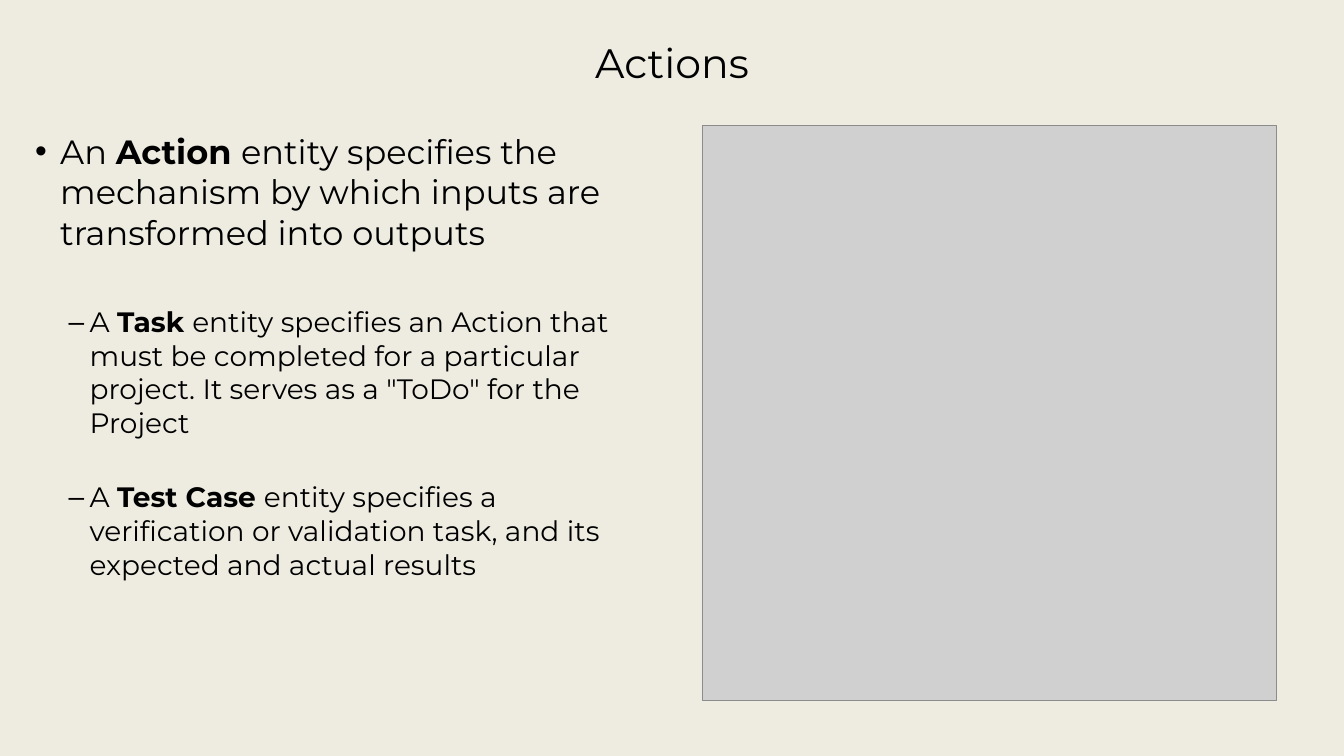
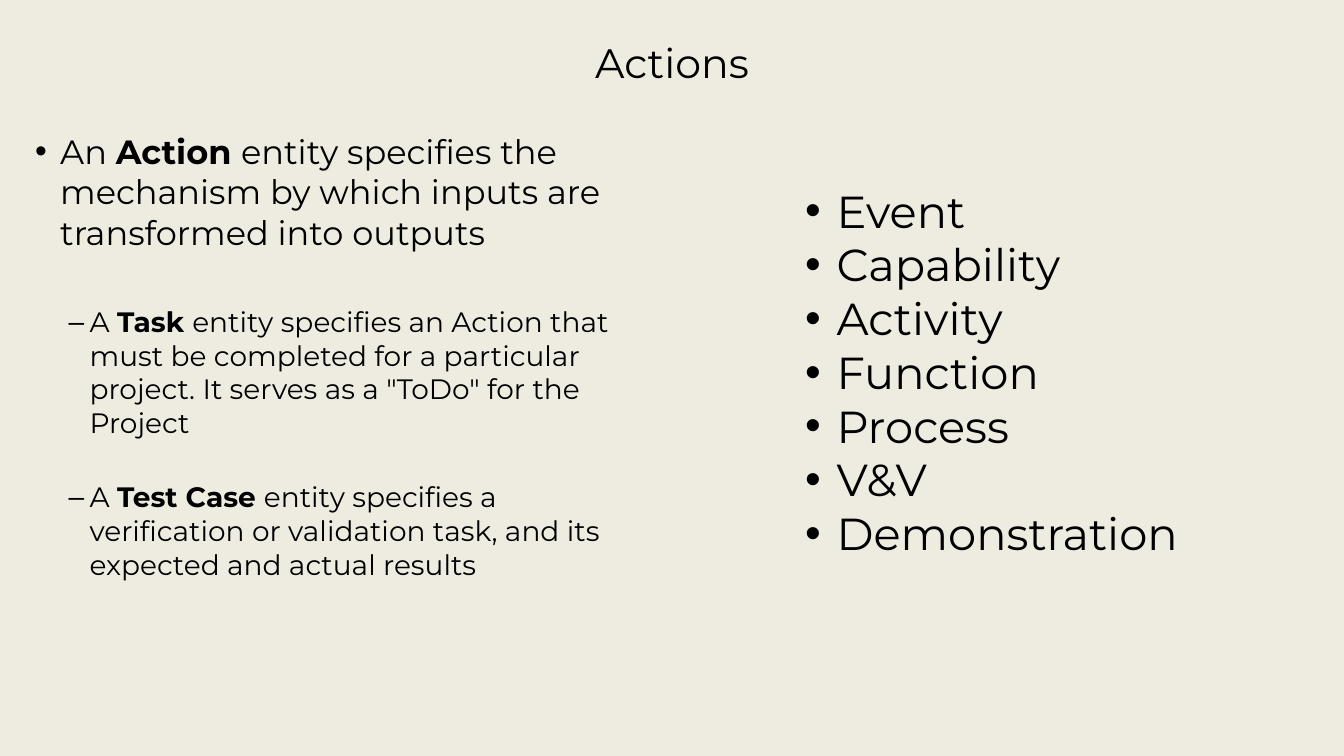
Before and after one commit to srudder16/Lifecycle_Modeling, a slide deck: slide 13 of 2025_WSRC/2026 WSRC Tutorial - 1.pptx. Drawn at 1344x756 pixels with LibreOffice and Linux fonts; fonts in the diff are those of the drawing; grey boxes stand for pictures; background and template pictures are left out. Boxes give left, top, right and bottom in pixels: in the first picture for what was removed or moved away, otherwise in the second. Text is boxed around its words. In the diff, an @@ line names an element or a change of style, - is before the commit and + after.

```diff
--- a/2025_WSRC/2026 WSRC Tutorial - 1.pptx
+++ b/2025_WSRC/2026 WSRC Tutorial - 1.pptx
@@ picture removed at [703, 126, 1277, 701] @@
@@ text added at [837, 196, 1178, 551], 32 pt, text #000000 @@
+• Event
+• Capability
+• Activity
+• Function
+• Process
+• V&V
+• Demonstration
```
Also in this commit, not shown: 17 other slides changed, 1 slide added, 1 slide removed.
